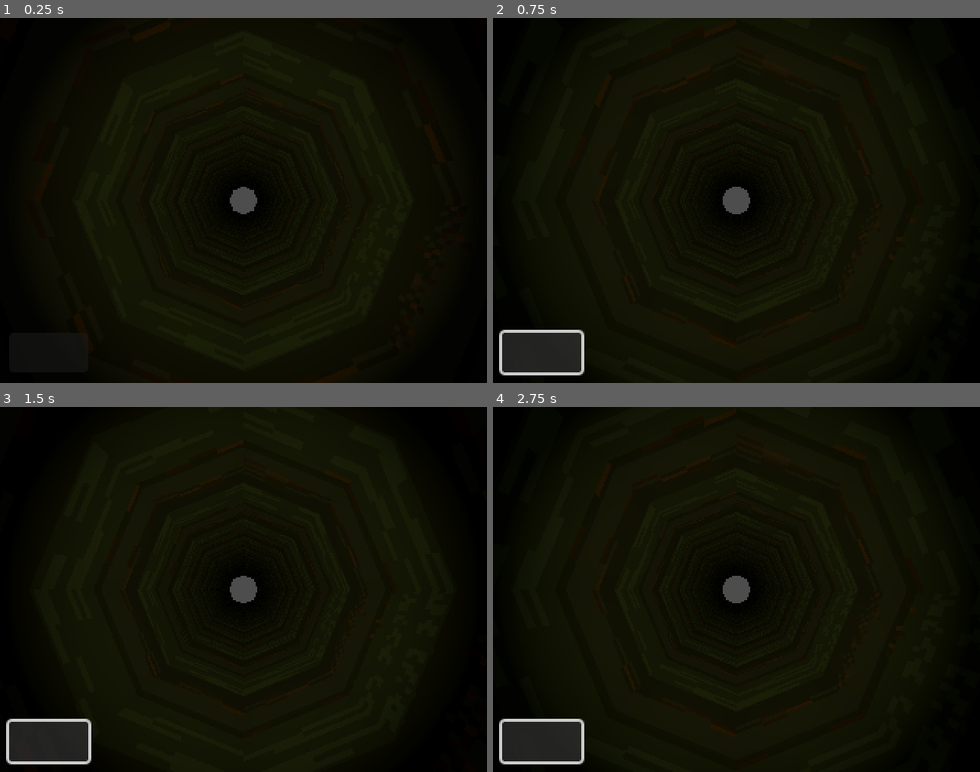
Above: before the commit, frames 1-4 (two rows, left to right).
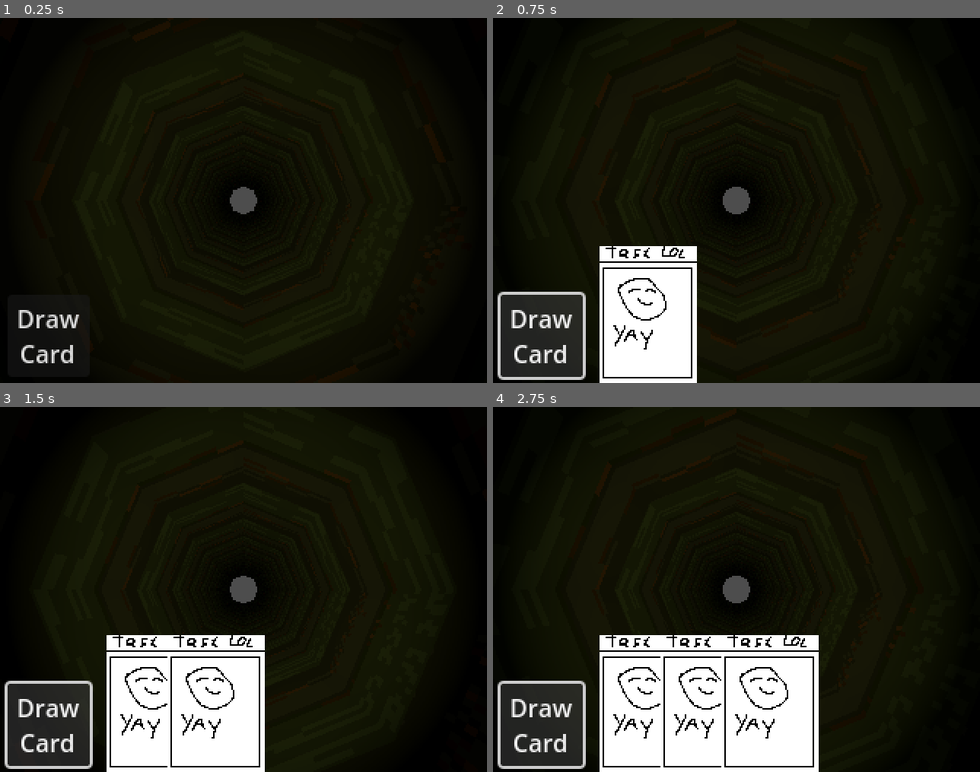
Above: after the commit, the same moments.

Repository: SoulPixelIV/arceus-century
Game: Godot game, scene res://scene.tscn
Two runs of this game, one before a commit and one after it. Both use one fixed random seed, a clock stepped at 60 frames per second and the inputs below.
Inputs (mouse positions are in pixels of both pictures, inside the frame that each line leads up to; where the layout moved, square brackets give the same spot in the first picture):
- Up to frame 1 (0.25 s): no input
- Up to frame 2 (0.75 s): click (541, 335) [541, 353] at 0.5 s
- Up to frame 3 (1.5 s): click (48, 724) [48, 742] at 1.25 s
- Up to frame 4 (2.75 s): click (541, 724) [541, 742] at 2 s

The runs differ from the first frame. In frame 1, 0.6% of the frame differs, in the area x 3-17%, y 80-95%; in frame 2, 9.5%; in frame 3, 14%; in frame 4, 18%, in the area x 0-67%, y 62-100%.
Error before the commit: Attempt to call function 'initiateCard' in base 'null instance' on a null instance. (res://Scripts/draw_card_button.gd:5)

Commit message:
Added functioning draw card button

Diff:
--- a/Scenes/card_ui.tscn
+++ b/Scenes/card_ui.tscn
@@ -8,12 +8,19 @@
 offset_right = 40.0
 offset_bottom = 40.0
 
+[node name="CardContainer" type="Control" parent="."]
+anchors_preset = 0
+offset_right = 324.0
+offset_bottom = 193.0
+
 [node name="DrawCardButton" type="Button" parent="."]
 layout_mode = 0
-offset_left = 6.0
-offset_top = 207.0
-offset_right = 58.0
-offset_bottom = 233.0
+offset_left = 5.0
+offset_top = 182.0
+offset_right = 59.0
+offset_bottom = 236.0
+text = "Draw Card"
+autowrap_mode = 2
 script = ExtResource("1_lgc0u")
 
 [connection signal="pressed" from="DrawCardButton" to="DrawCardButton" method="_on_pressed"]
--- a/Scripts/camera_3d.gd
+++ b/Scripts/camera_3d.gd
@@ -3,11 +3,6 @@
 @export var mov_speed: float = 5.0
 
 var card_ui = preload("res://Scenes/card_ui.tscn")
-var card = preload("res://Scenes/card.tscn")
-
-func initiateCard() -> void:
-	var spawnedCard = card.can_instantiate()
-	add_child(spawnedCard)
 
 func _ready() -> void:
 	var ui = card_ui.instantiate()
--- a/Scripts/card.gd
+++ /dev/null
@@ -1,10 +0,0 @@
-extends Sprite3D
-
-var camera = Camera3D
-
-func _process(delta: float) -> void:
-	var forward_dir = -camera.global_transform.basis.z.normalized()
-	var up_dir = camera.global_transform.basis.y.normalized()
-
-	#Position card at lower bottom part of screen
-	position = camera.global_transform.origin + forward_dir * 1 - up_dir * 0.8
--- a/Scripts/draw_card_button.gd
+++ b/Scripts/draw_card_button.gd
@@ -1,5 +1,16 @@
 extends Button
 
+var numberOfCards = 0
+var maxNumberOfCards = 5
+var card = preload("res://Scenes/card.tscn")
+@onready var card_container = get_parent().get_node("CardContainer")
+
+func initiateCard() -> void:
+	if numberOfCards < maxNumberOfCards:
+		numberOfCards += 1
+		var spawnedCard = card.instantiate()
+		spawnedCard.position = Vector2(30 + 40 * numberOfCards, 150)
+		card_container.add_child(spawnedCard)
+
 func _on_pressed() -> void:
-	var currCamera = get_node("res://Scenes/camera_3d.tscn")
-	currCamera.initiateCard()
+	initiateCard()
Not shown, removed: Scripts/card.gd.uid
